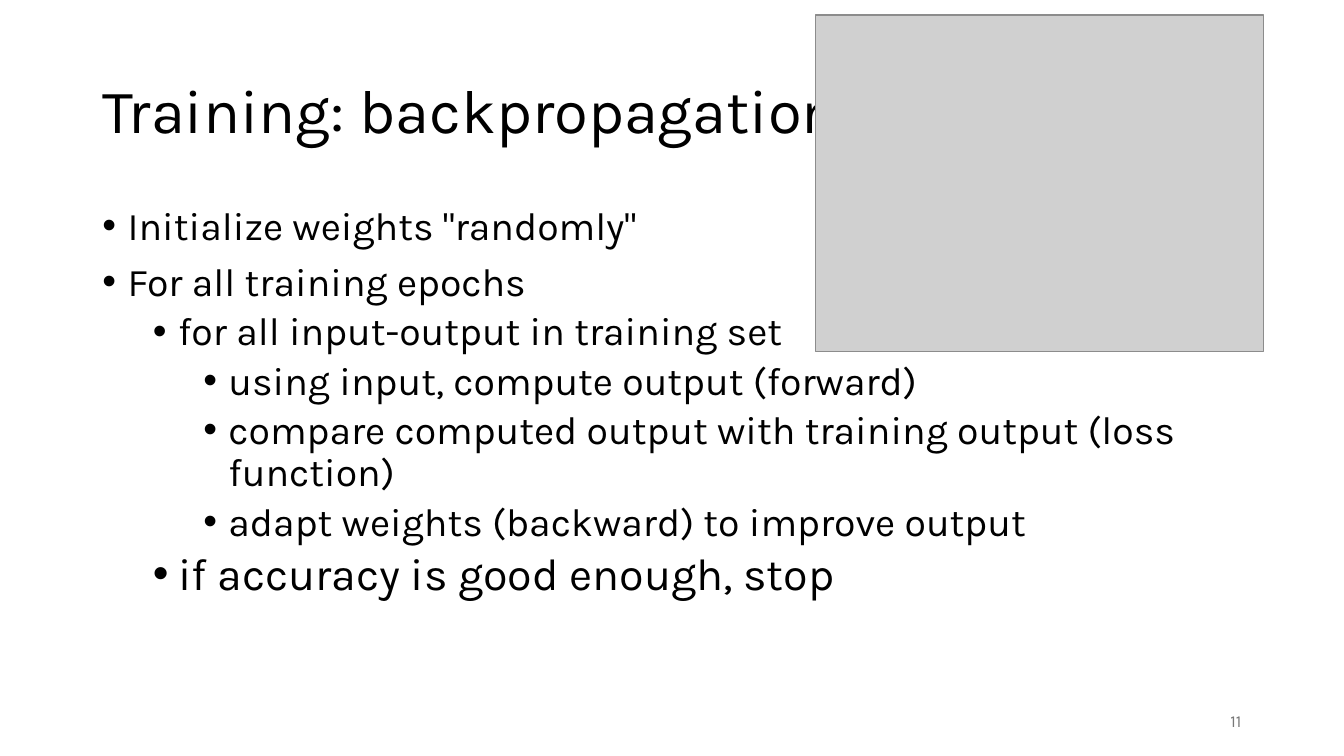
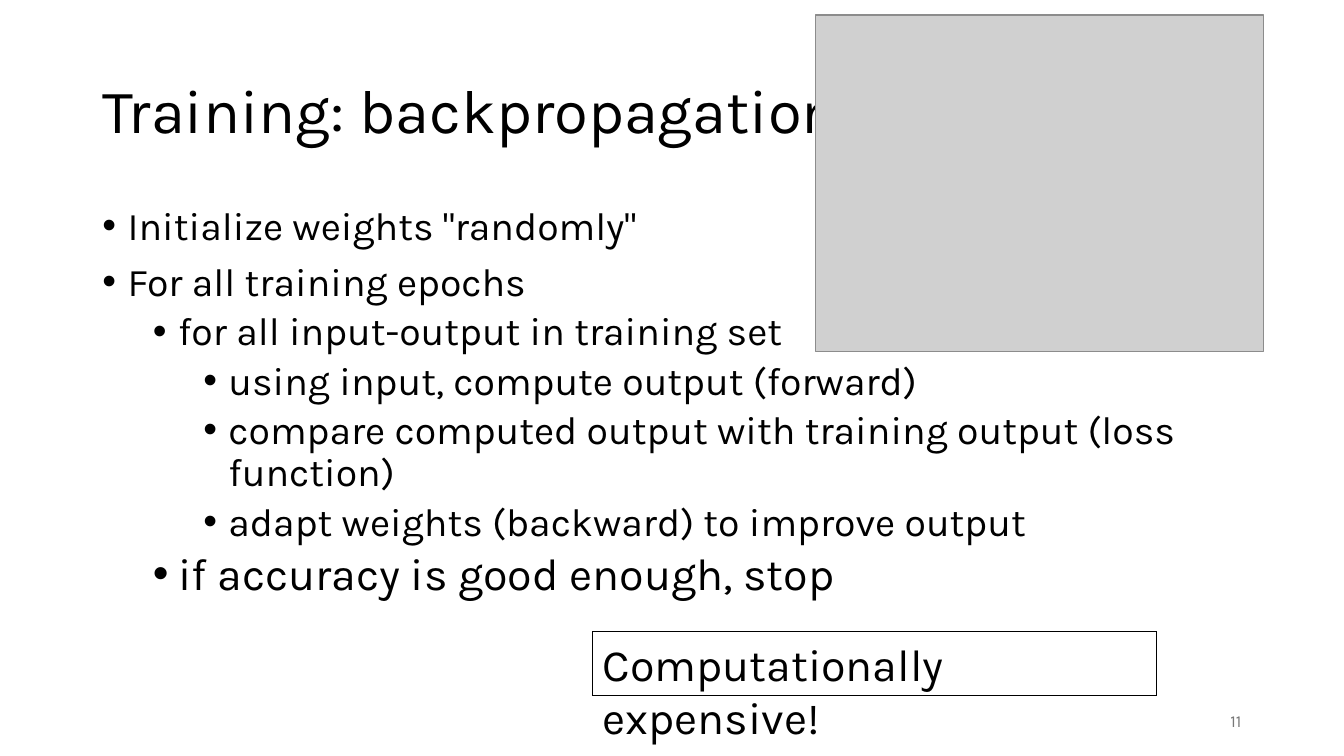
Before and after one commit to gjbex/Deploying-LLMs-locally, a slide deck: slide 11 of local_LLMs.pptx. Drawn at 1344x756 pixels with LibreOffice and Linux fonts; fonts in the diff are those of the drawing; grey boxes stand for pictures. Boxes give left, top, right and bottom in pixels: in the first picture for what was removed or moved away, otherwise in the second. Text is boxed around its words. In the diff, an @@ line names an element or a change of style, - is before the commit and + after.

```diff
--- a/local_LLMs.pptx
+++ b/local_LLMs.pptx
@@ rectangle added at <box>593,631,1156,696</box>, outline #000000 0.75 pt, 32 pt, text #000000 @@
+Computationally expensive!
```
Also in this commit, not shown: 3 other slides changed, 34 slides added, 1 slide removed.
